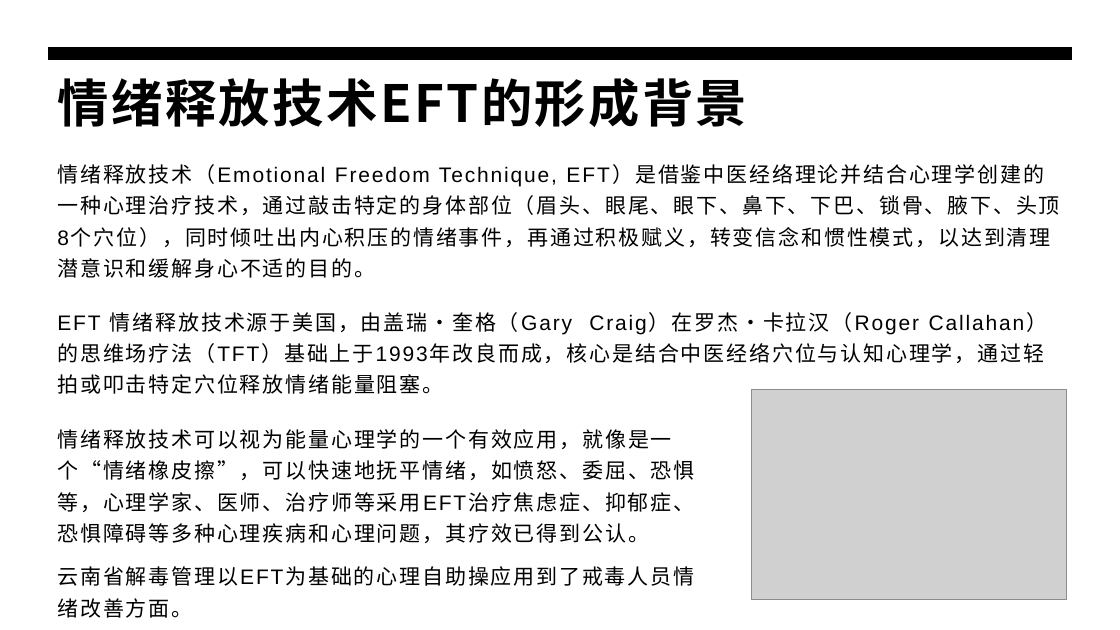
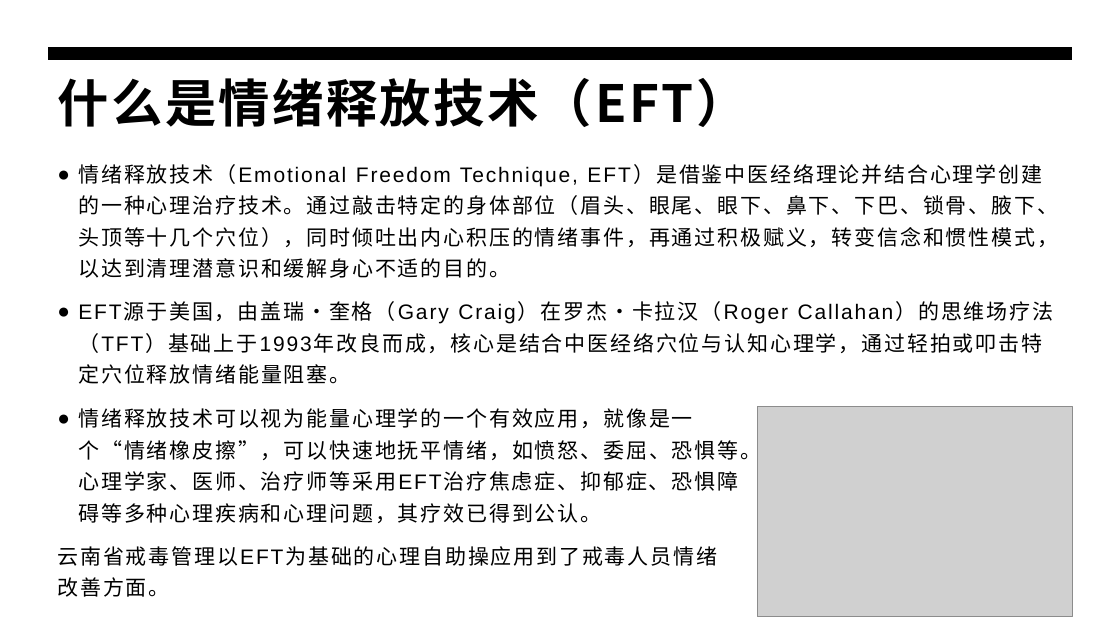
Before and after one commit to panxibei/writing, a slide deck: slide 2 of 44_心理学/28_浥尘伙伴社团原创：音乐治疗/PPT/浥尘伙伴社团原创：情绪释放疗法（EFT）心理训练.pptx. Drawn at 1120x630 pixels with LibreOffice and Linux fonts; fonts in the diff are those of the drawing; grey boxes stand for pictures. Boxes give left, top, right and bottom in pixels: in the first picture for what was removed or moved away, otherwise in the second. Text is boxed around its words. In the diff, an @@ line names an element or a change of style, - is before the commit and + after.

```diff
--- a/44_心理学/28_浥尘伙伴社团原创：音乐治疗/PPT/浥尘伙伴社团原创：情绪释放疗法（EFT）心理训练.pptx
+++ b/44_心理学/28_浥尘伙伴社团原创：音乐治疗/PPT/浥尘伙伴社团原创：情绪释放疗法（EFT）心理训练.pptx
@@ title at bbox=[58, 78, 747, 127]: text changed @@
-情绪释放技术EFT的形成背景
+什么是情绪释放技术（EFT）
@@ text at bbox=[78, 164, 1058, 278]: text changed @@
-情绪释放技术（Emotional Freedom Technique, EFT）是借鉴中医经络理论并结合心理学创建的一种心理治疗技术，通过敲击特定的身体部位（眉头、眼尾、眼下、鼻下、下巴、锁骨、腋下、头顶8个穴位），同时倾吐出内心积压的情绪事件，再通过积极赋义，转变信念和惯性模式，以达到清理潜意识和缓解身心不适的目的。
+● 情绪释放技术（Emotional Freedom Technique, EFT）是借鉴中医经络理论并结合心理学创建的一种心理治疗技术。通过敲击特定的身体部位（眉头、眼尾、眼下、鼻下、下巴、锁骨、腋下、头顶等十几个穴位），同时倾吐出内心积压的情绪事件，再通过积极赋义，转变信念和惯性模式，以达到清理潜意识和缓解身心不适的目的。
@@ text at bbox=[78, 301, 1053, 384]: text changed @@
-EFT 情绪释放技术源于美国，由盖瑞・奎格（Gary Craig）在罗杰・卡拉汉（Roger Callahan）的思维场疗法（TFT）基础上于1993年改良而成，核心是结合中医经络穴位与认知心理学，通过轻拍或叩击特定穴位释放情绪能量阻塞。
+● EFT源于美国，由盖瑞・奎格（Gary Craig）在罗杰・卡拉汉（Roger Callahan）的思维场疗法（TFT）基础上于1993年改良而成，核心是结合中医经络穴位与认知心理学，通过轻拍或叩击特定穴位释放情绪能量阻塞。
@@ text at bbox=[57, 408, 761, 597]: text changed @@
-情绪释放技术可以视为能量心理学的一个有效应用，就像是一个“情绪橡皮擦”，可以快速地抚平情绪，如愤怒、委屈、恐惧等，心理学家、医师、治疗师等采用EFT治疗焦虑症、抑郁症、恐惧障碍等多种心理疾病和心理问题，其疗效已得到公认。
-云南省解毒管理以EFT为基础的心理自助操应用到了戒毒人员情绪改善方面。
+● 情绪释放技术可以视为能量心理学的一个有效应用，就像是一个“情绪橡皮擦”，可以快速地抚平情绪，如愤怒、委屈、恐惧等。心理学家、医师、治疗师等采用EFT治疗焦虑症、抑郁症、恐惧障碍等多种心理疾病和心理问题，其疗效已得到公认。
+云南省戒毒管理以EFT为基础的心理自助操应用到了戒毒人员情绪改善方面。
@@ picture: place and size @@
-picture at bbox=[751, 390, 1066, 600]
+picture at bbox=[758, 407, 1073, 617]
```
Also in this commit, not shown: 8 other slides changed, 2 slides added.
